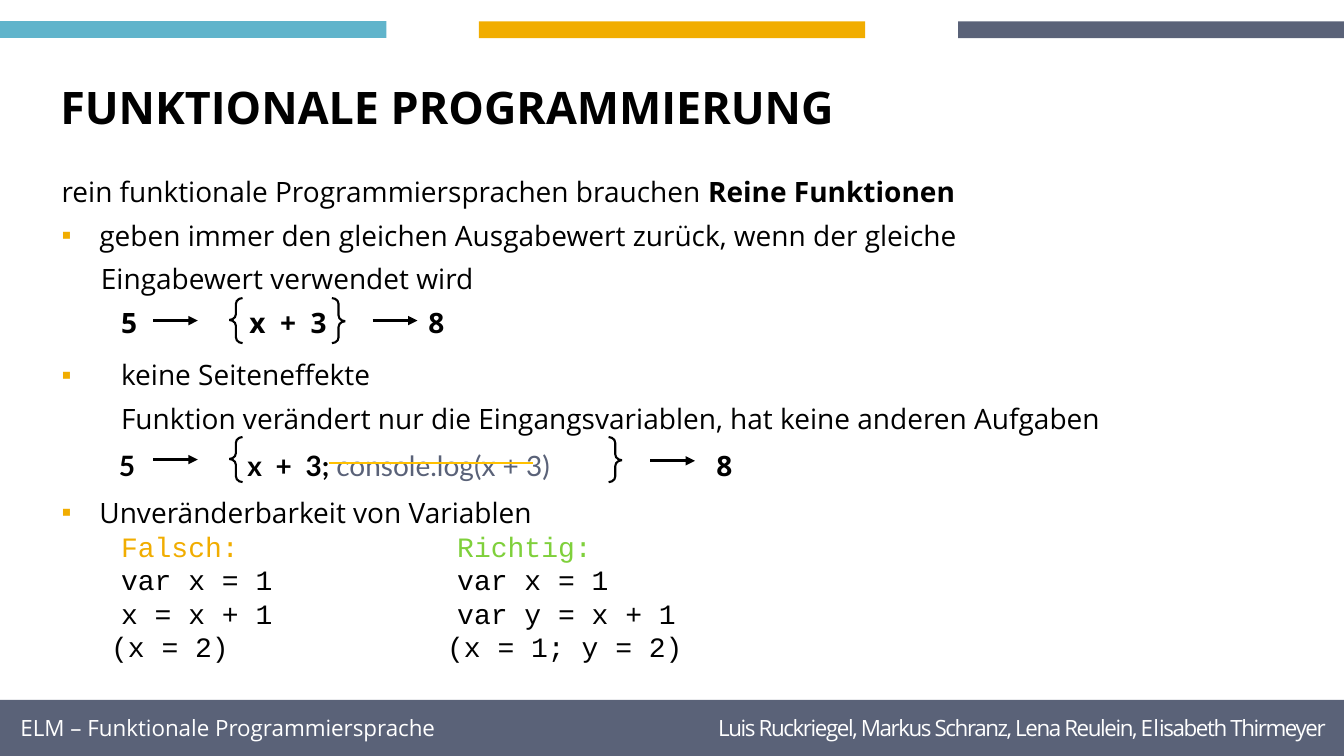
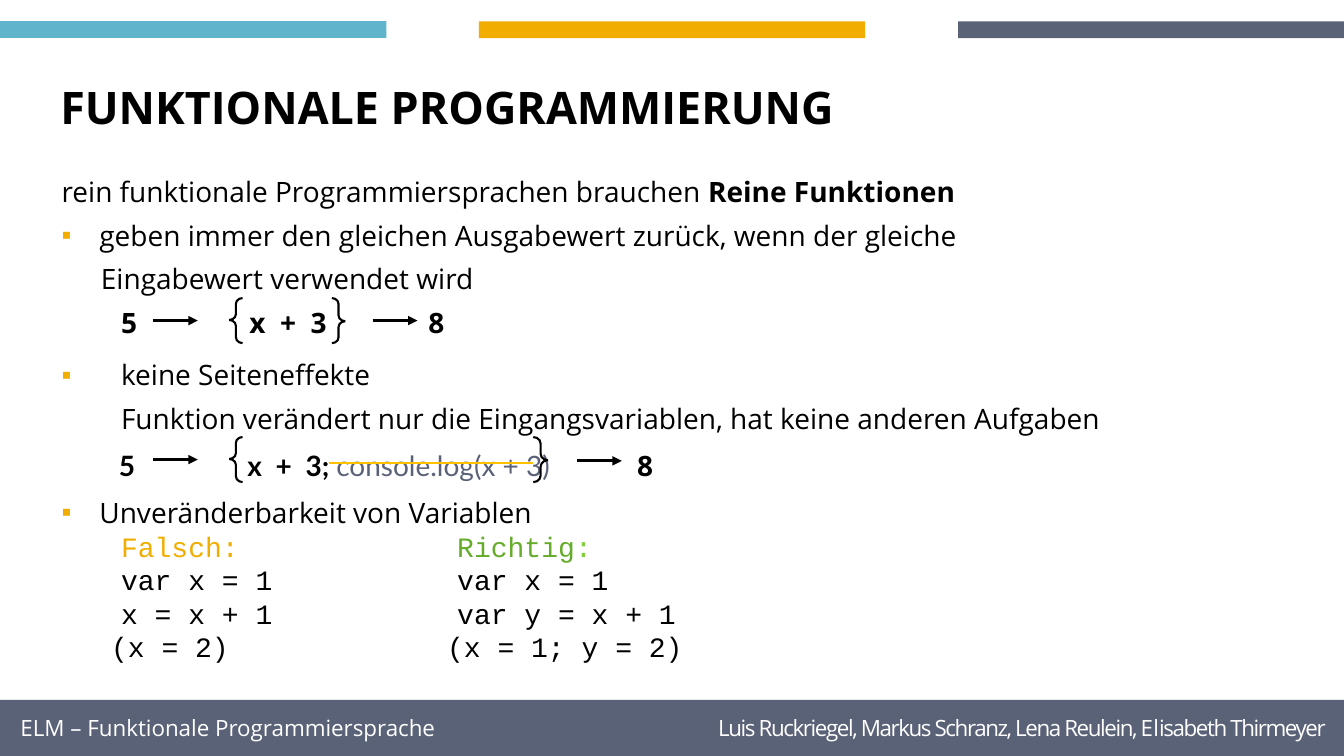
Before and after one commit to maadc/STA_Gruppe1, a slide deck: slide 6 of ORGINAL.pptx. Drawn at 1344x756 pixels with LibreOffice and Linux fonts; fonts in the diff are those of the drawing; background and template pictures are left out. Boxes give left, top, right and bottom in pixels: in the first picture for what was removed or moved away, otherwise in the second. Text is boxed around its words. In the diff, an @@ line names an element or a change of style, - is before the commit and + after.

```diff
--- a/ORGINAL.pptx
+++ b/ORGINAL.pptx
@@ text "5 x + 3; console.log(x ..." rewrapped from (119, 454, 732, 481) to (119, 451, 653, 481) @@
@@ left brace: place and size @@
-left brace at (609, 438, 622, 483)
+left brace at (533, 438, 548, 483)
@@ arrow moved from (650, 461) - (695, 461) to (578, 461) - (622, 461) @@
@@ text at (121, 537, 592, 563): text colour #7FD03B to #65AC2A in "Richtig:" @@
```
Also in this commit, not shown: 6 other slides changed.
